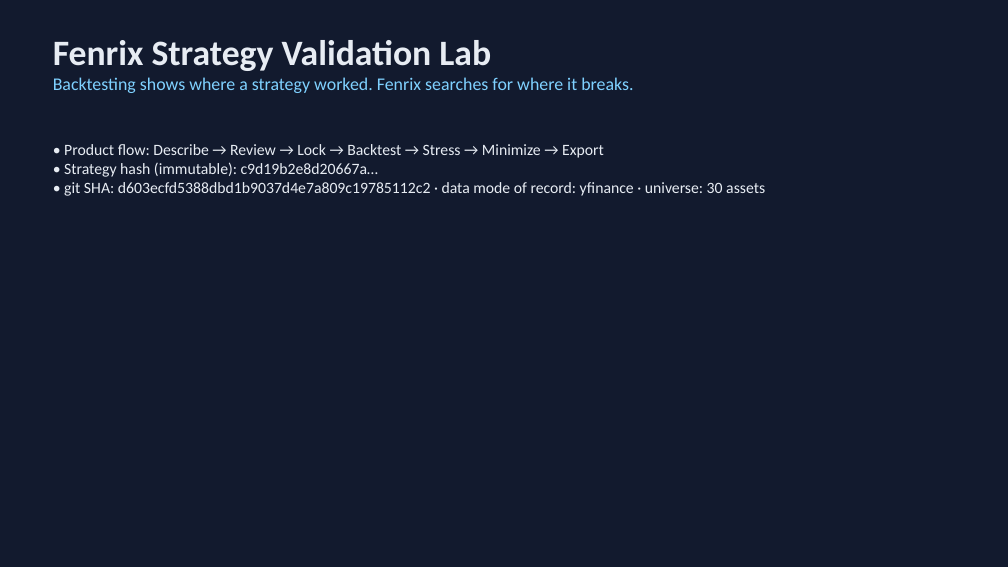
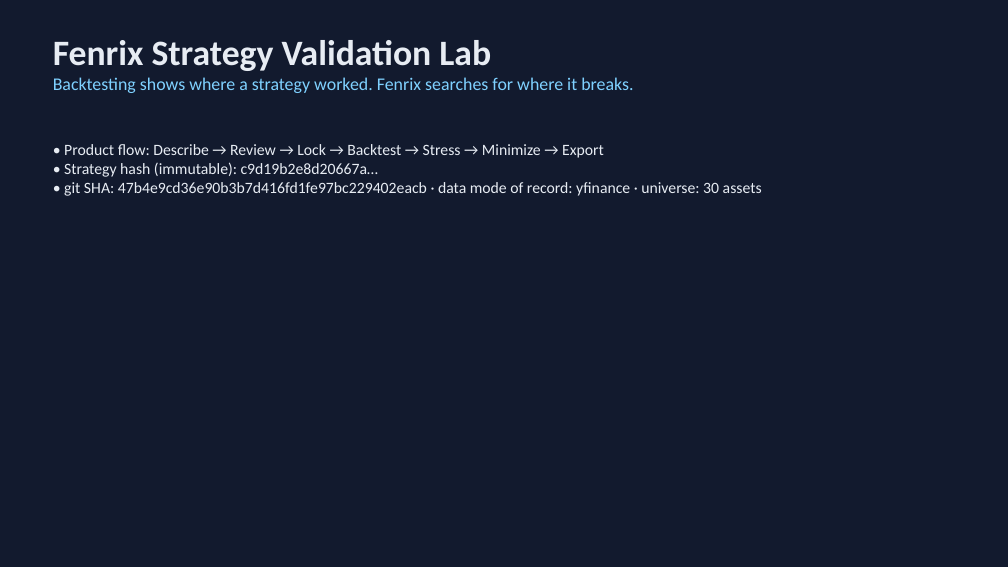
Before and after one commit to Scott-Switzer/market-fuzzer, a slide deck: slide 1 of app/static/pitch-deck/fenrix_deck.pptx. Drawn at 1008x567 pixels with LibreOffice and Linux fonts; fonts in the diff are those of the drawing. Boxes give left, top, right and bottom in pixels: in the first picture for what was removed or moved away, otherwise in the second. Text is boxed around its words. In the diff, an @@ line names an element or a change of style, - is before the commit and + after.

```diff
--- a/app/static/pitch-deck/fenrix_deck.pptx
+++ b/app/static/pitch-deck/fenrix_deck.pptx
@@ text at bbox=[64, 182, 762, 196]: text changed @@
-• git SHA: d603ecfd5388dbd1b9037d4e7a809c19785112c2 · data mode of record: yfinance · universe: 30 assets
+• git SHA: 47b4e9cd36e90b3b7d416fd1fe97bc229402eacb · data mode of record: yfinance · universe: 30 assets
```
Also in this commit, not shown: 3 other slides changed, 3 other files.
